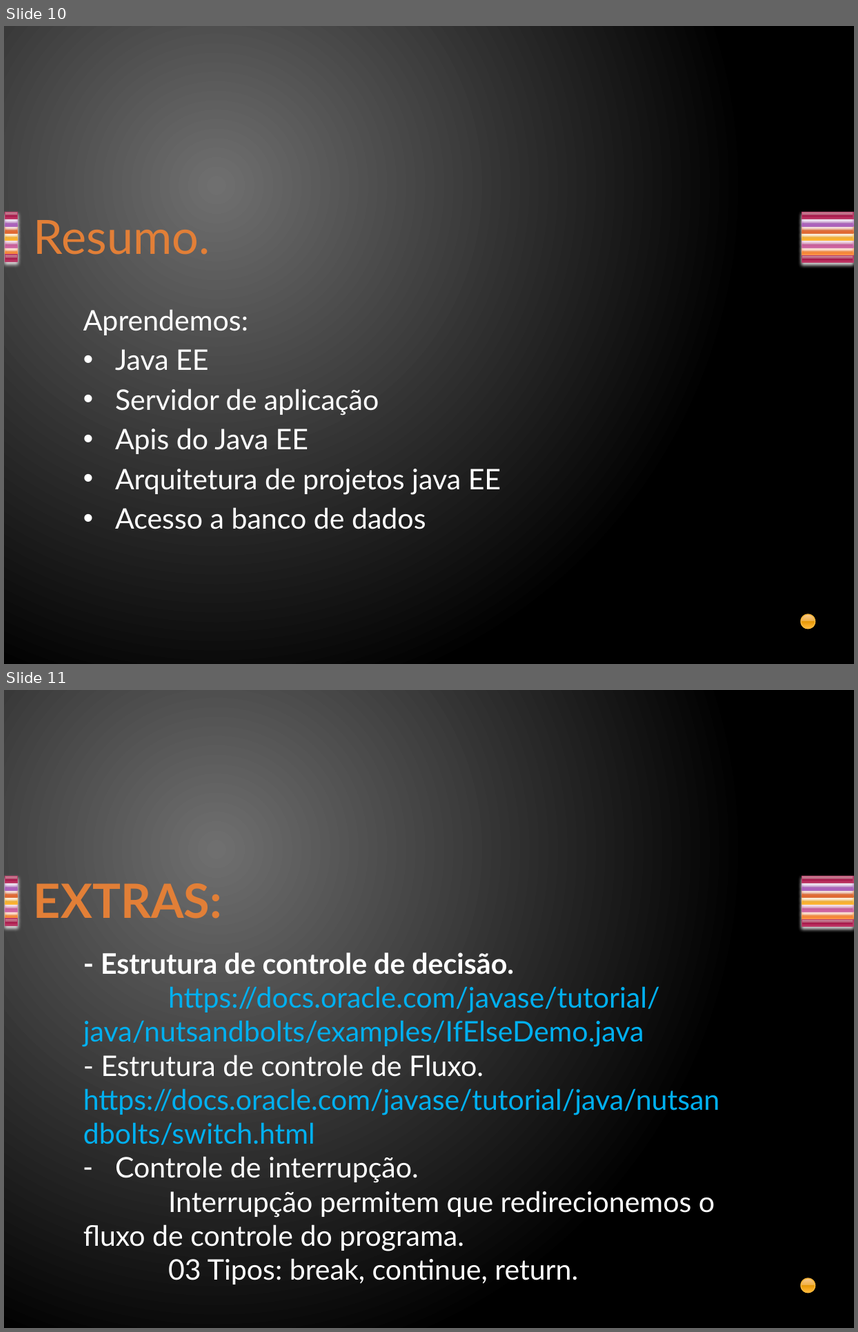
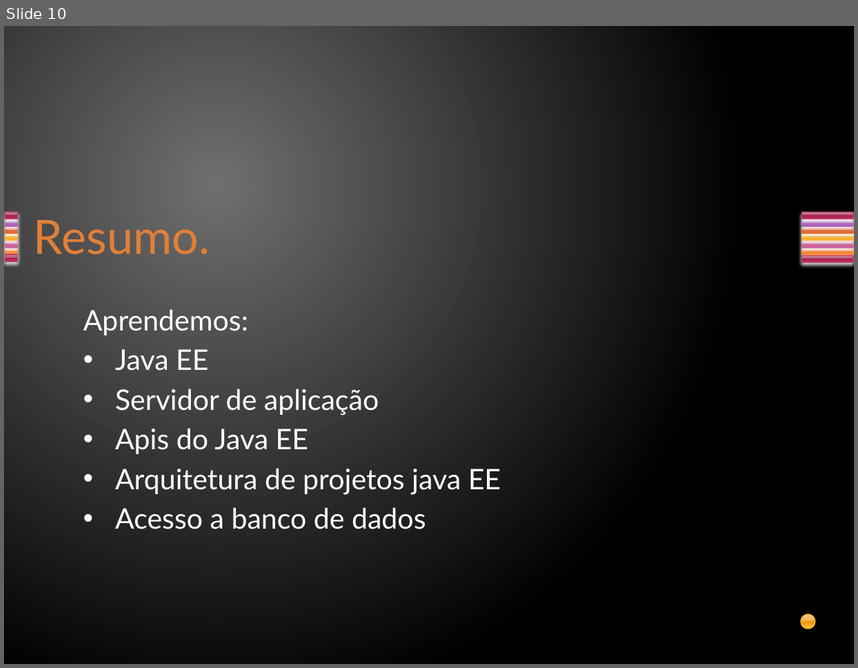
Before and after one commit to davirj9/javaAvancado, a slide deck: AulasAvancado/src/main/resources/br/com/Aula1/JavaEE.pptx. Shown one above the other, each under a label of ours: slides 10 and 11 before the commit, slide 10 after it. The pictures are 858x1332 and 858x668 pixels, drawn with LibreOffice and Linux fonts; fonts in the diff are those of the drawing. Boxes give left, top, right and bottom in pixels: in the first picture for what was removed or moved away, otherwise in the second. Text is boxed around its words. In the diff, an @@ line names an element or a change of style, - is before the commit and + after.

```diff
--- a/AulasAvancado/src/main/resources/br/com/Aula1/JavaEE.pptx
+++ b/AulasAvancado/src/main/resources/br/com/Aula1/JavaEE.pptx
@@ slide 11 removed at [4,690,854,1328], background gradient #707070 to #000000; not listed: 15 template elements that a slide beside it also shows @@
@@ title removed at [34,883,222,918] @@
-EXTRAS:
@@ text removed at [83,952,720,1284] @@
-- Estrutura de controle de decisão.
-https://docs.oracle.com/javase/tutorial/java/nutsandbolts/examples/IfElseDemo.java
-- Estrutura de controle de Fluxo. https://docs.oracle.com/javase/tutorial/java/nutsandbolts/switch.html
-– Controle de interrupção.
-Interrupção permitem que redirecionemos o fluxo de controle do programa.
-03 Tipos: break, continue, return.
```
Also in this commit, not shown: 2 slides added, 1 other slide removed, 2 other files.
